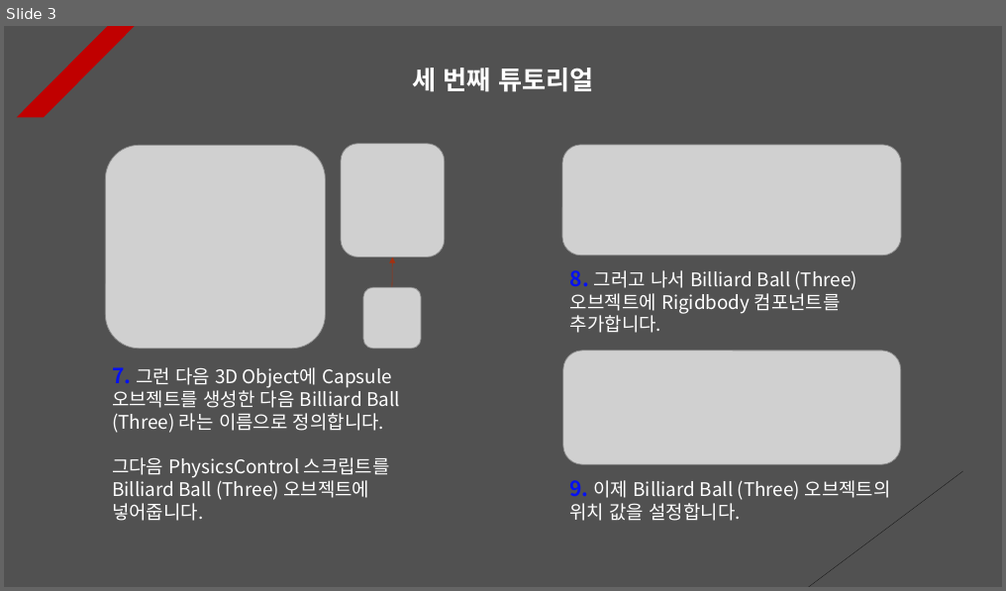
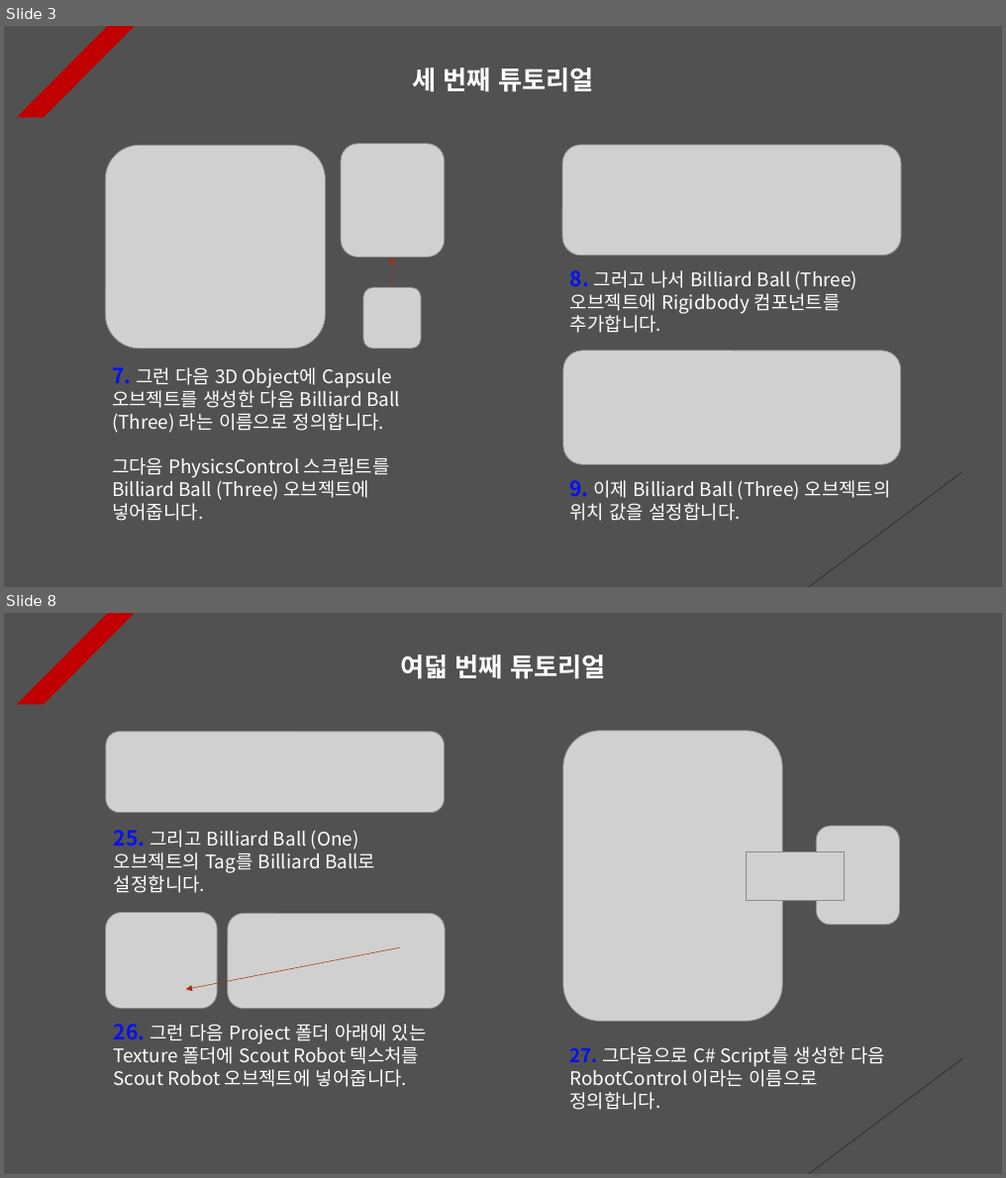
Before and after one commit to Unity2033/3D-UnityEngine, a slide deck: Assets/Physics/PPT Data/Physics Example.pptx. Shown one above the other, each under a label of ours: slide 3 before the commit, slides 3 and 8 after it; the slides between them are not shown. The pictures are 1006x591 and 1006x1178 pixels, drawn with LibreOffice and Linux fonts; fonts in the diff are those of the drawing; grey boxes stand for pictures. Boxes give left, top, right and bottom in pixels: in the first picture for what was removed or moved away, otherwise in the second. Text is boxed around its words. In the diff, an @@ line names an element or a change of style, - is before the commit and + after.

```diff
--- a/Assets/Physics/PPT Data/Physics Example.pptx
+++ b/Assets/Physics/PPT Data/Physics Example.pptx
@@ slide 8 added at <box>4,613,1002,1174</box>, background #515151; not listed: 2 template elements that a slide beside it also shows @@
@@ text added at <box>400,655,605,679</box>, 25 pt, text #FFFFFF, bold @@
+여덟 번째 튜토리얼
@@ picture added at <box>106,731,445,812</box> @@
@@ picture added at <box>563,731,782,1021</box> @@
@@ text added at <box>114,830,375,893</box>, 18 pt, text #FFFFFF @@
+25. 그리고 Billiard Ball (One) 오브젝트의 Tag를 Billiard Ball로 설정합니다.
@@ picture added at <box>816,827,899,925</box> @@
@@ picture added at <box>746,852,844,900</box> @@
@@ picture added at <box>106,912,218,1008</box> @@
@@ picture added at <box>228,913,445,1008</box> @@
@@ arrow added from (400, 948) to (186, 989), #A5300F 0.5 pt dashed @@
@@ text added at <box>114,1024,427,1087</box>, 18 pt, text #FFFFFF @@
+26. 그런 다음 Project 폴더 아래에 있는 Texture 폴더에 Scout Robot 텍스처를 Scout Robot 오브젝트에 넣어줍니다.
@@ text added at <box>569,1047,885,1110</box>, 18 pt, text #FFFFFF @@
+27. 그다음으로 C# Script를 생성한 다음 RobotControl 이라는 이름으로 정의합니다.
```
Also in this commit, not shown: 1 slide changed, 3 other slides added, 38 other files.
